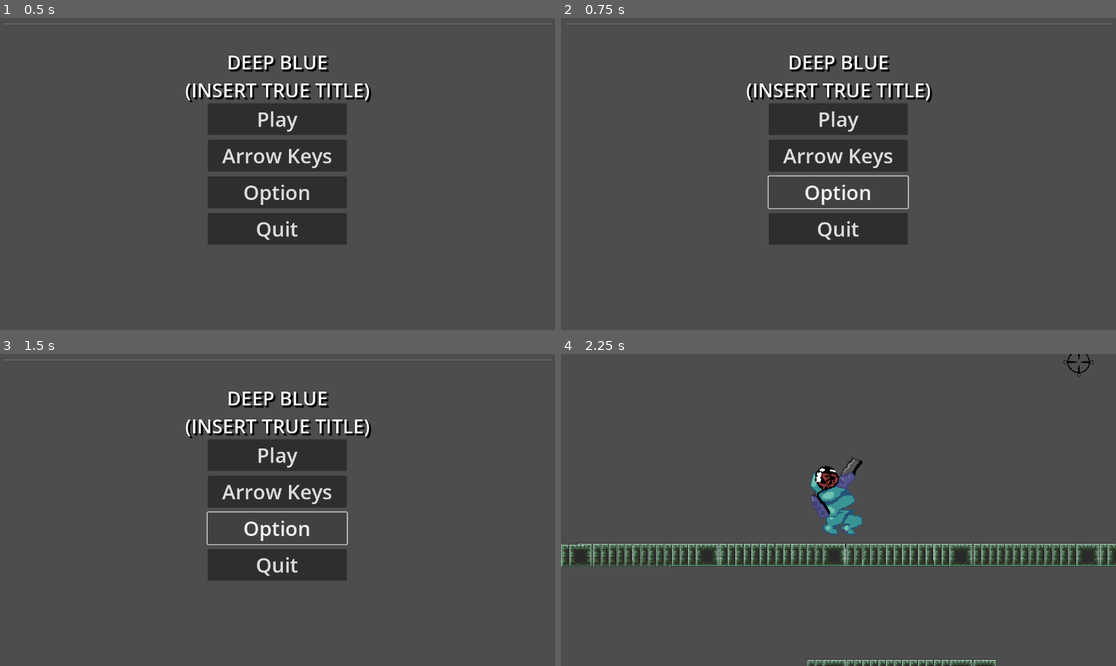
Above: before the commit, frames 1-4 (two rows, left to right).
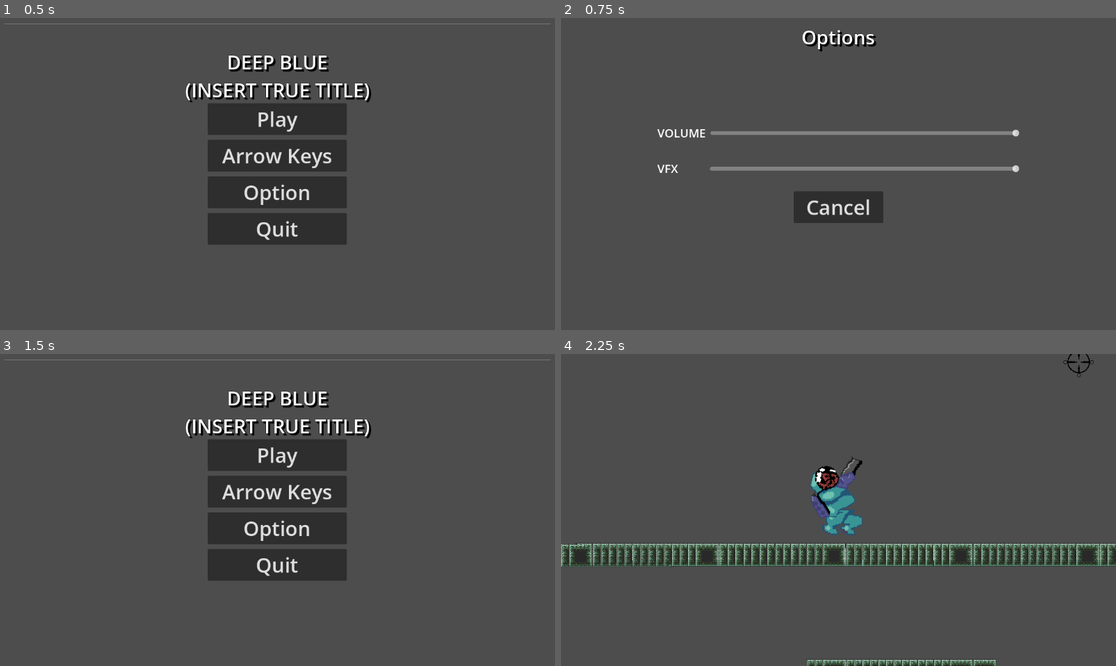
Above: after the commit, the same moments.

Repository: Mana-cott/GJJ-2025
Game: Godot game, scene res://scenes/menu.tscn
Same seed, same stepped clock (60 frames per second), same inputs: the game is played once before the commit and once after it. The engine's default icon, where the game draws it, is replaced by a stand-in: a white triangle on a blue panel in a dark square.
Inputs (mouse positions are in pixels of both pictures, inside the frame that each line leads up to):
- Up to frame 1 (0.5 s): no input
- Up to frame 2 (0.75 s): click "Option" at 0.5 s
- Up to frame 3 (1.5 s): click (277, 544) at 1.25 s, where only the run after the commit has a clickable "Cancel"
- Up to frame 4 (2.25 s): click "Play" at 2 s

Frame 1 is identical in both runs. In frame 2, 11% of the frame differs, in the area x 0-100%, y 1-73%; in frame 3, 0.3%; in frame 4, nothing differs.

Commit message:
adding option menu (not fully fonctional)

Diff:
--- a/globalgamejambubbles/scenes/menu.tscn
+++ b/globalgamejambubbles/scenes/menu.tscn
@@ -1,6 +1,7 @@
-[gd_scene load_steps=3 format=3 uid="uid://dh3wy4ul4oqy8"]
+[gd_scene load_steps=4 format=3 uid="uid://dh3wy4ul4oqy8"]
 
 [ext_resource type="Script" path="res://scripts/menu.gd" id="1_2y1uf"]
+[ext_resource type="PackedScene" uid="uid://dex5kw7svblgx" path="res://scenes/option_menu.tscn" id="2_xniyu"]
 
 [sub_resource type="SystemFont" id="SystemFont_1eqlm"]
 font_names = PackedStringArray("Impact")
@@ -76,7 +77,12 @@
 theme_override_font_sizes/font_size = 42
 text = "Quit"
 
+[node name="Option_Menu" parent="." instance=ExtResource("2_xniyu")]
+visible = false
+layout_mode = 1
+
 [connection signal="pressed" from="MarginContainer/HBoxContainer/VBoxContainer/Play" to="." method="_on_play_pressed"]
 [connection signal="pressed" from="MarginContainer/HBoxContainer/VBoxContainer/ToggleLookMode" to="." method="_on_toggle_look_mode_pressed"]
 [connection signal="pressed" from="MarginContainer/HBoxContainer/VBoxContainer/Option" to="." method="_on_option_pressed"]
 [connection signal="pressed" from="MarginContainer/HBoxContainer/VBoxContainer/Quit" to="." method="_on_quit_pressed"]
+[connection signal="cancel" from="Option_Menu" to="." method="_on_option_menu_cancel"]
--- /dev/null
+++ b/globalgamejambubbles/scenes/option_menu.gd
@@ -0,0 +1,27 @@
+extends Control
+
+signal cancel
+
+var master_bus = AudioServer.get_bus_index("Master")
+
+# Called when the node enters the scene tree for the first time.
+func _ready() -> void:
+	print(master_bus)
+	pass # Replace with function body.
+
+
+# Called every frame. 'delta' is the elapsed time since the previous frame.
+func _process(delta: float) -> void:
+	pass
+
+
+func _on_cancel_button_up() -> void:
+	cancel.emit()
+
+
+func _on_h_slider_value_changed(value: float) -> void:
+	AudioServer.set_bus_volume_db(master_bus,value)
+	if value == -30:
+		AudioServer.set_bus_mute(master_bus,true)
+	else:
+		AudioServer.set_bus_mute(master_bus,false)
--- /dev/null
+++ b/globalgamejambubbles/scenes/option_menu.tscn
@@ -0,0 +1,102 @@
+[gd_scene load_steps=3 format=3 uid="uid://dex5kw7svblgx"]
+
+[ext_resource type="Script" path="res://scenes/option_menu.gd" id="1_hanp4"]
+
+[sub_resource type="SystemFont" id="SystemFont_1eqlm"]
+font_names = PackedStringArray("Impact")
+
+[node name="Option_Menu" type="Control"]
+layout_mode = 3
+anchors_preset = 15
+anchor_right = 1.0
+anchor_bottom = 1.0
+grow_horizontal = 2
+grow_vertical = 2
+script = ExtResource("1_hanp4")
+
+[node name="MarginContainer" type="MarginContainer" parent="."]
+layout_mode = 1
+anchors_preset = 15
+anchor_right = 1.0
+anchor_bottom = 1.0
+grow_horizontal = 2
+grow_vertical = 2
+theme_override_constants/margin_left = 200
+theme_override_constants/margin_top = 12
+theme_override_constants/margin_right = 200
+theme_override_constants/margin_bottom = 12
+
+[node name="VBoxContainer" type="VBoxContainer" parent="MarginContainer"]
+layout_mode = 2
+theme_override_constants/separation = 20
+
+[node name="Label" type="Label" parent="MarginContainer/VBoxContainer"]
+layout_mode = 2
+theme_override_colors/font_shadow_color = Color(0, 0, 0, 1)
+theme_override_colors/font_outline_color = Color(0, 0, 0, 1)
+theme_override_constants/shadow_offset_x = 4
+theme_override_constants/shadow_offset_y = 4
+theme_override_constants/outline_size = 2
+theme_override_fonts/font = SubResource("SystemFont_1eqlm")
+theme_override_font_sizes/font_size = 40
+text = "Options"
+horizontal_alignment = 1
+
+[node name="HBoxContainer" type="HBoxContainer" parent="MarginContainer"]
+layout_mode = 2
+alignment = 1
+
+[node name="VBoxContainer" type="VBoxContainer" parent="MarginContainer/HBoxContainer"]
+layout_mode = 2
+size_flags_horizontal = 3
+theme_override_constants/separation = 30
+alignment = 1
+
+[node name="VBoxContainer" type="VBoxContainer" parent="MarginContainer/HBoxContainer/VBoxContainer"]
+layout_mode = 2
+theme_override_constants/separation = 40
+alignment = 1
+
+[node name="Volume_Slider" type="HBoxContainer" parent="MarginContainer/HBoxContainer/VBoxContainer/VBoxContainer"]
+layout_mode = 2
+theme_override_constants/separation = 10
+
+[node name="Label" type="Label" parent="MarginContainer/HBoxContainer/VBoxContainer/VBoxContainer/Volume_Slider"]
+layout_mode = 2
+theme_override_font_sizes/font_size = 24
+text = "VOLUME"
+
+[node name="HSlider" type="HSlider" parent="MarginContainer/HBoxContainer/VBoxContainer/VBoxContainer/Volume_Slider"]
+clip_contents = true
+layout_mode = 2
+size_flags_horizontal = 3
+size_flags_vertical = 4
+min_value = -30.0
+max_value = 0.0
+
+[node name="VFX_Slider" type="HBoxContainer" parent="MarginContainer/HBoxContainer/VBoxContainer/VBoxContainer"]
+layout_mode = 2
+theme_override_constants/separation = 10
+
+[node name="Label" type="Label" parent="MarginContainer/HBoxContainer/VBoxContainer/VBoxContainer/VFX_Slider"]
+layout_mode = 2
+theme_override_font_sizes/font_size = 24
+text = "VFX         "
+
+[node name="HSlider" type="HSlider" parent="MarginContainer/HBoxContainer/VBoxContainer/VBoxContainer/VFX_Slider"]
+layout_mode = 2
+size_flags_horizontal = 3
+size_flags_vertical = 1
+min_value = -30.0
+max_value = 0.0
+
+[node name="Cancel" type="Button" parent="MarginContainer/HBoxContainer/VBoxContainer"]
+layout_mode = 2
+size_flags_horizontal = 4
+size_flags_vertical = 8
+theme_override_font_sizes/font_size = 42
+text = "  Cancel  "
+
+[connection signal="value_changed" from="MarginContainer/HBoxContainer/VBoxContainer/VBoxContainer/Volume_Slider/HSlider" to="." method="_on_h_slider_value_changed"]
+[connection signal="value_changed" from="MarginContainer/HBoxContainer/VBoxContainer/VBoxContainer/VFX_Slider/HSlider" to="." method="_on_h_slider_value_changed"]
+[connection signal="button_up" from="MarginContainer/HBoxContainer/VBoxContainer/Cancel" to="." method="_on_cancel_button_up"]
--- a/globalgamejambubbles/scripts/menu.gd
+++ b/globalgamejambubbles/scripts/menu.gd
@@ -1,6 +1,8 @@
 extends Control
 
 @onready var toggle_look_mode_button = $MarginContainer/HBoxContainer/VBoxContainer/ToggleLookMode
+@onready var optionMenu = $Option_Menu
+@onready var marginContainer = $MarginContainer
 
 # Called when the node enters the scene tree for the first time.
 func _ready():
@@ -26,8 +28,14 @@
 
 
 func _on_option_pressed() -> void:
-	pass # Replace with function body.
+	optionMenu.set_visible(true)
+	marginContainer.set_visible(false)
 
 
 func _on_quit_pressed() -> void:
 	get_tree().quit() # Replace with function body.
+
+
+func _on_option_menu_cancel() -> void:
+	optionMenu.set_visible(false)
+	marginContainer.set_visible(true) # Replace with function body.
